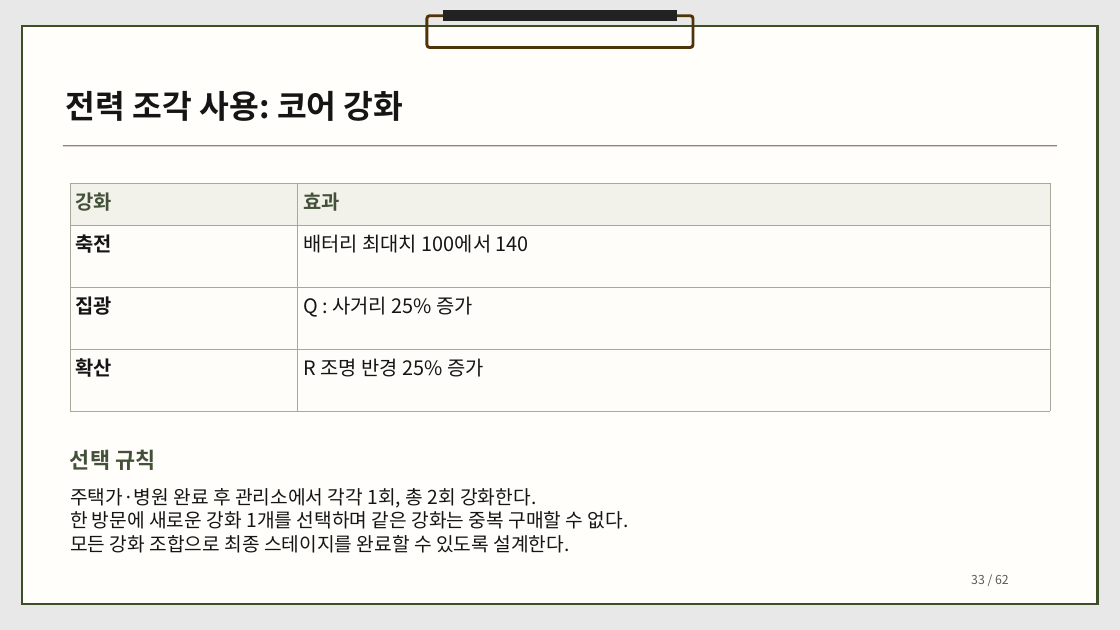
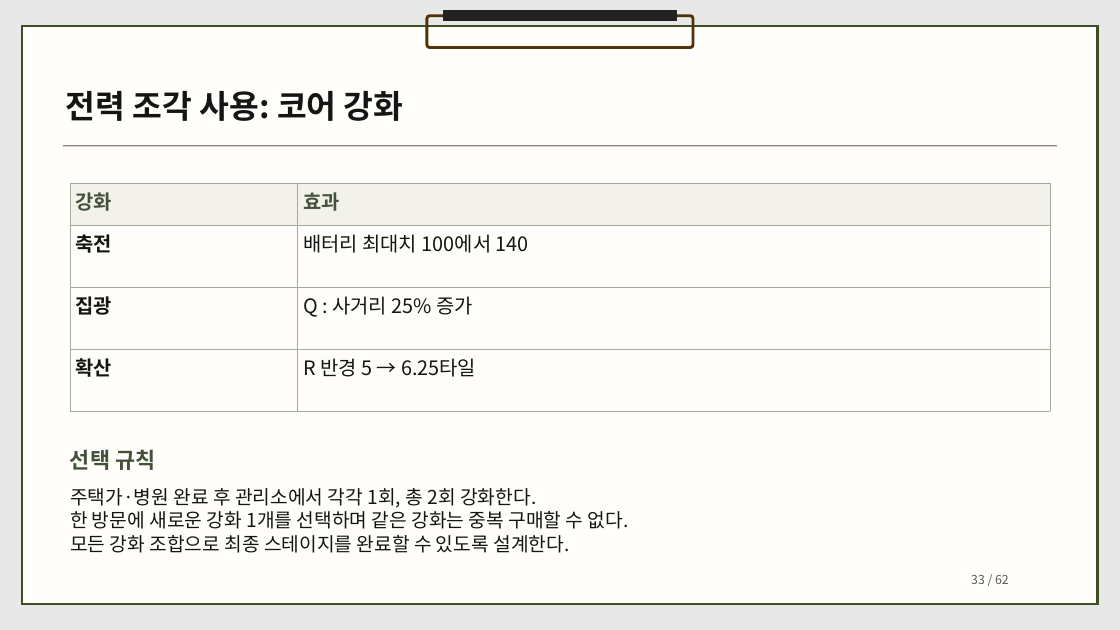
Before and after one commit to dbguswh/2Dgame_project, a slide deck: slide 33 of 2D게임프로그래밍 기획서.pptx. Drawn at 1120x630 pixels with LibreOffice and Linux fonts; fonts in the diff are those of the drawing. Boxes give left, top, right and bottom in pixels: in the first picture for what was removed or moved away, otherwise in the second. Text is boxed around its words. In the diff, an @@ line names an element or a change of style, - is before the commit and + after.

```diff
--- a/2D게임프로그래밍 기획서.pptx
+++ b/2D게임프로그래밍 기획서.pptx
@@ table at [70,184,1050,411] @@
-row 4, column 2: R 조명 반경 25% 증가
+row 4, column 2: R 반경 5 → 6.25타일
```
Also in this commit, not shown: 7 other slides changed, 3 other files.
